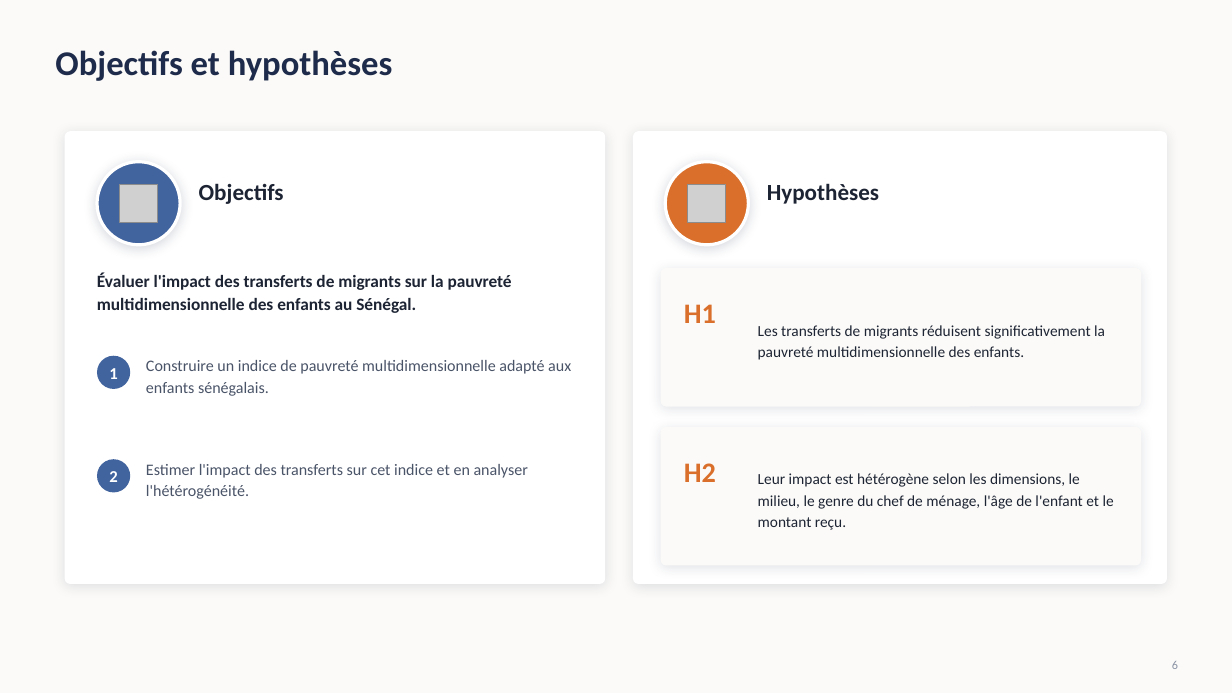
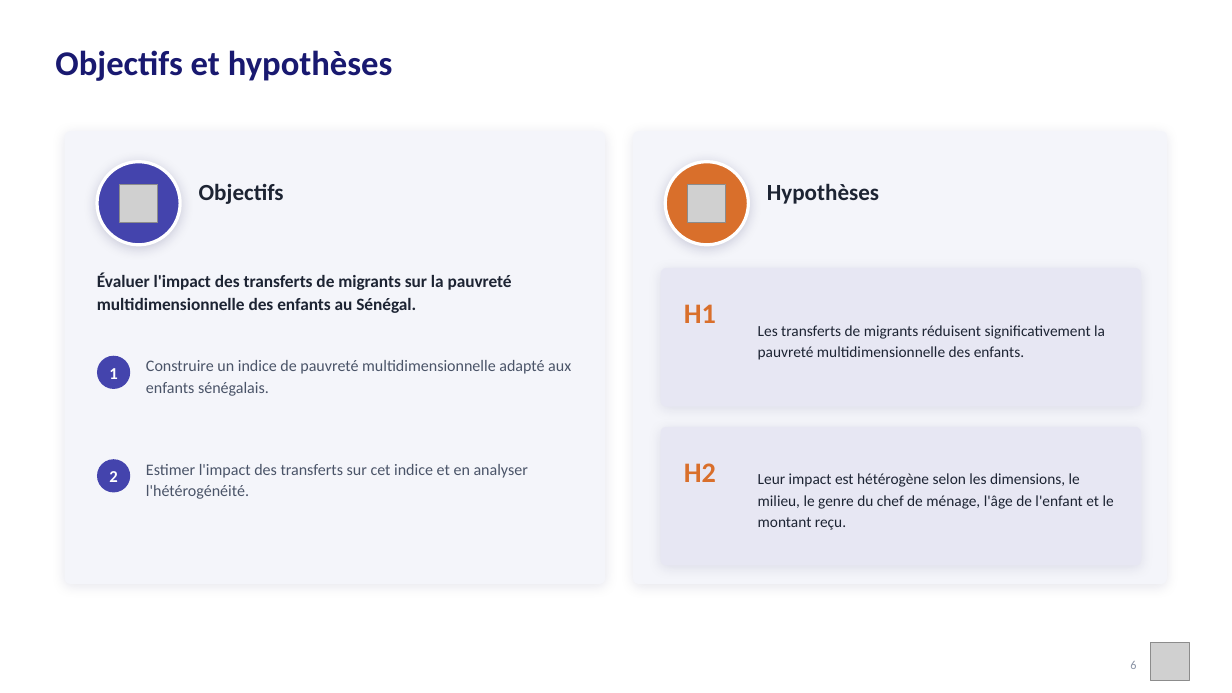
Before and after one commit to JODRAFF9/MEMOIRE, a slide deck: slide 6 of infographie/presentation_infographique.pptx. Drawn at 1232x693 pixels with LibreOffice and Linux fonts; fonts in the diff are those of the drawing; grey boxes stand for pictures. Boxes give left, top, right and bottom in pixels: in the first picture for what was removed or moved away, otherwise in the second. Text is boxed around its words. In the diff, an @@ line names an element or a change of style, - is before the commit and + after.

```diff
--- a/infographie/presentation_infographique.pptx
+++ b/infographie/presentation_infographique.pptx
@@ background #FBFAF8 to #FFFFFF @@
@@ text "Objectifs et hypothèses" at (55, 50, 393, 81): text colour #1E2B4A to #191970 @@
@@ rounded rectangle at (65, 131, 605, 584): fill #FFFFFF to #F4F5FA; shadow changed @@
@@ rounded rectangle at (633, 131, 1167, 584): fill #FFFFFF to #F4F5FA; shadow changed @@
@@ ellipse at (97, 162, 180, 245): fill #41639E to #4444AD; shadow changed @@
@@ rounded rectangle at (661, 268, 1141, 407): fill #FBFAF8 to #E7E7F3; shadow changed @@
@@ ellipse at (97, 356, 130, 389): fill #41639E to #4444AD @@
@@ rounded rectangle at (661, 427, 1141, 566): fill #FBFAF8 to #E7E7F3; shadow changed @@
@@ ellipse at (97, 459, 130, 493): fill #41639E to #4444AD @@
@@ text "6": place and size @@
-text "6" at (1172, 661, 1178, 669)
+text "6" at (1130, 661, 1136, 669)
@@ picture added at (1151, 642, 1189, 681) @@
```
Also in this commit, not shown: 26 other slides changed, 5 other files.
